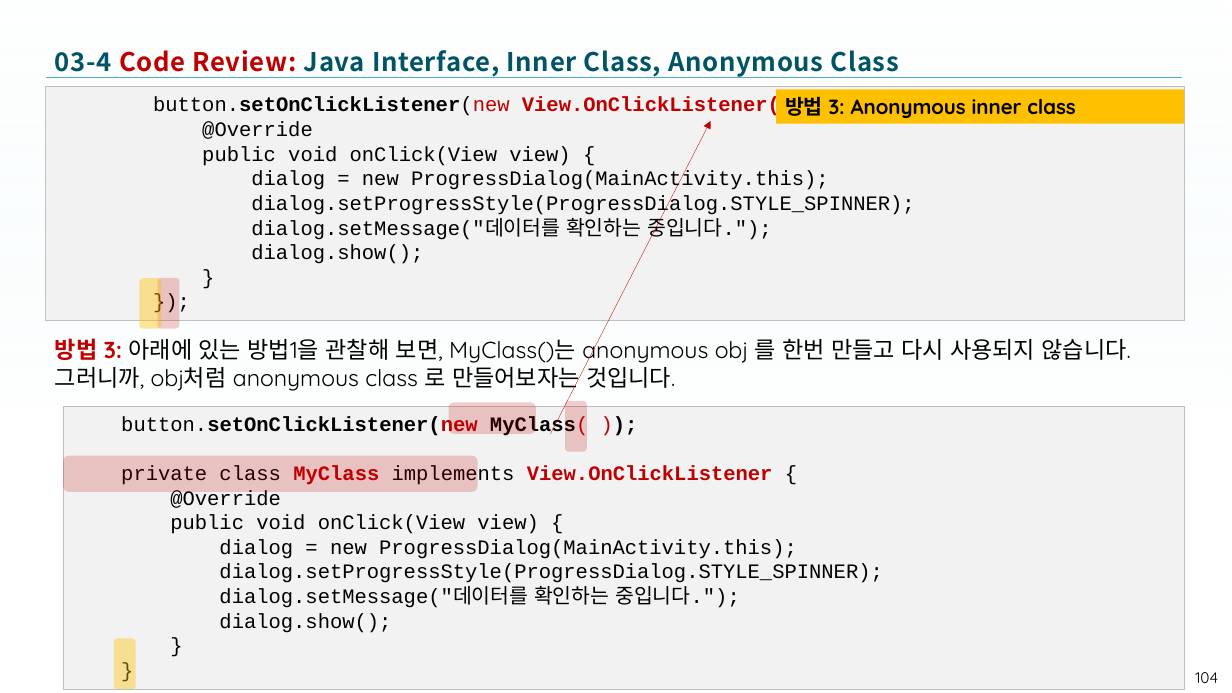
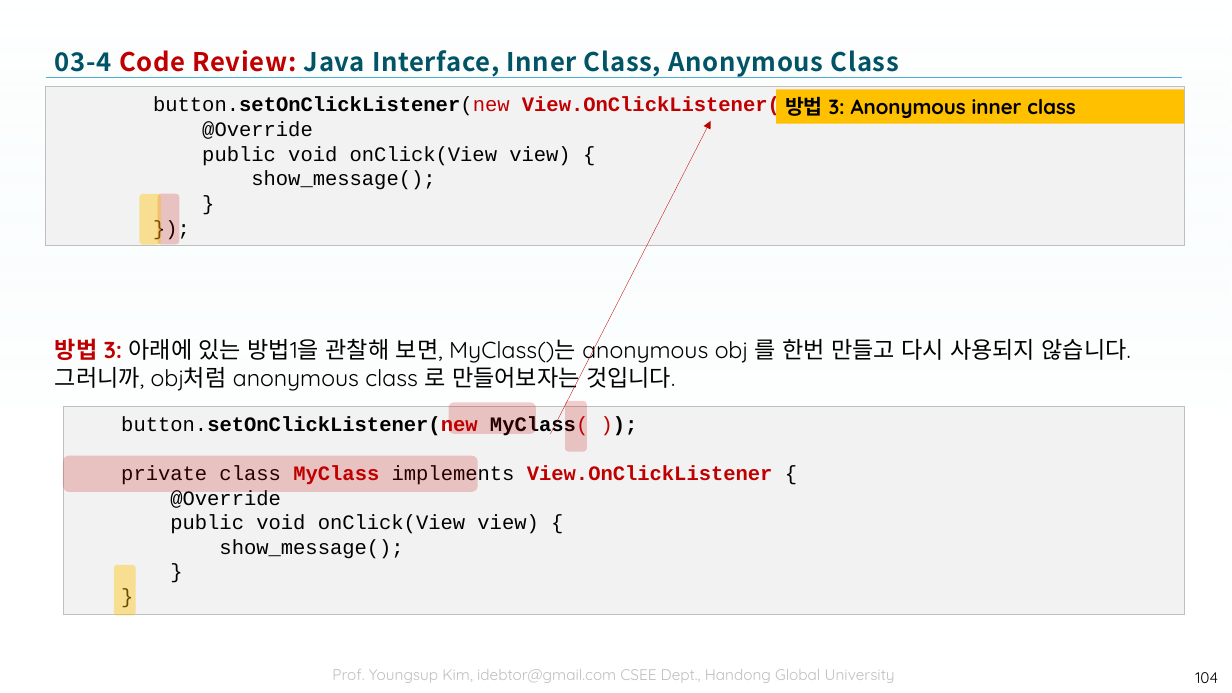
Before and after one commit to tae7841/HuStarAS, a slide deck: slide 104 of ppts/03Widget.pptx. Drawn at 1232x693 pixels with LibreOffice and Linux fonts; fonts in the diff are those of the drawing; background and template pictures are left out. Boxes give left, top, right and bottom in pixels: in the first picture for what was removed or moved away, otherwise in the second. Text is boxed around its words. In the diff, an @@ line names an element or a change of style, - is before the commit and + after.

```diff
--- a/ppts/03Widget.pptx
+++ b/ppts/03Widget.pptx
@@ rectangle "button.setOnClickListener(new View.OnClickListener() {": place and size @@
-rectangle "button.setOnClickListener(new View.OnClickListener() {" at bbox=[46, 87, 1185, 320]
+rectangle "button.setOnClickListener(new View.OnClickListener() {" at bbox=[46, 87, 1185, 246]
@@ text in rectangle at bbox=[251, 171, 435, 190]: text changed @@
-dialog = new ProgressDialog(MainActivity.this);
-dialog.setProgressStyle(ProgressDialog.STYLE_SPINNER);
-dialog.setMessage("데이터를 확인하는 중입니다.");
-dialog.show();
+show_message();
@@ rounded rectangle: place and size @@
-rounded rectangle at bbox=[140, 278, 162, 329]
+rounded rectangle at bbox=[140, 194, 162, 245]
@@ rounded rectangle: place and size @@
-rounded rectangle at bbox=[158, 278, 180, 329]
+rounded rectangle at bbox=[158, 194, 180, 245]
@@ rectangle "button.setOnClickListener(new MyClass( ));": place and size @@
-rectangle "button.setOnClickListener(new MyClass( ));" at bbox=[63, 407, 1185, 689]
+rectangle "button.setOnClickListener(new MyClass( ));" at bbox=[63, 407, 1185, 616]
@@ text in rectangle at bbox=[219, 539, 403, 559]: text changed @@
-dialog = new ProgressDialog(MainActivity.this);
-dialog.setProgressStyle(ProgressDialog.STYLE_SPINNER);
-dialog.setMessage("데이터를 확인하는 중입니다.");
-dialog.show();
+show_message();
@@ rounded rectangle: place and size @@
-rounded rectangle at bbox=[114, 639, 136, 689]
+rounded rectangle at bbox=[114, 565, 136, 616]
```
Also in this commit, not shown: 8 other slides changed, 5 slides added.
